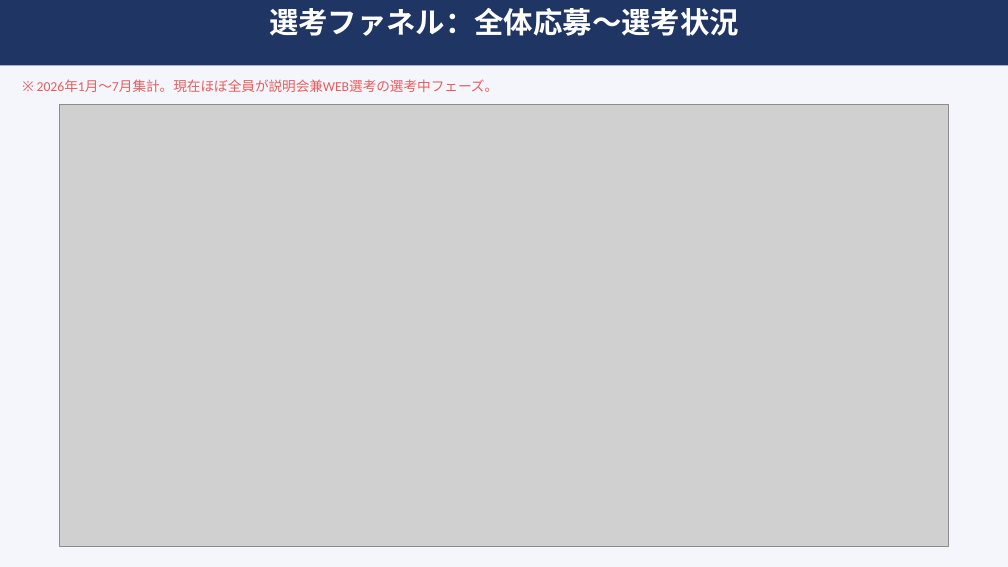
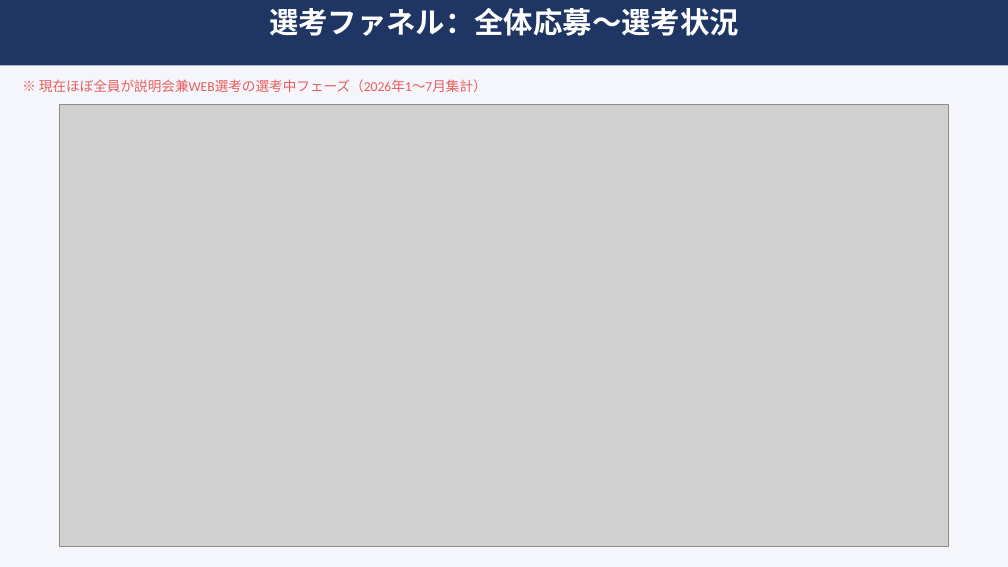
Before and after one commit to syoukaku007-star/daiki, a slide deck: slide 3 of 上位校採用分析レポート_2026_v2.pptx. Drawn at 1008x567 pixels with LibreOffice and Linux fonts; fonts in the diff are those of the drawing; grey boxes stand for pictures. Boxes give left, top, right and bottom in pixels: in the first picture for what was removed or moved away, otherwise in the second. Text is boxed around its words. In the diff, an @@ line names an element or a change of style, - is before the commit and + after.

```diff
--- a/上位校採用分析レポート_2026_v2.pptx
+++ b/上位校採用分析レポート_2026_v2.pptx
@@ text at bbox=[39, 79, 487, 92]: text changed @@
-※ 2026年1月〜7月集計。現在ほぼ全員が説明会兼WEB選考の選考中フェーズ。
+※ 現在ほぼ全員が説明会兼WEB選考の選考中フェーズ（2026年1〜7月集計）
```
Also in this commit, not shown: 7 other slides changed.
